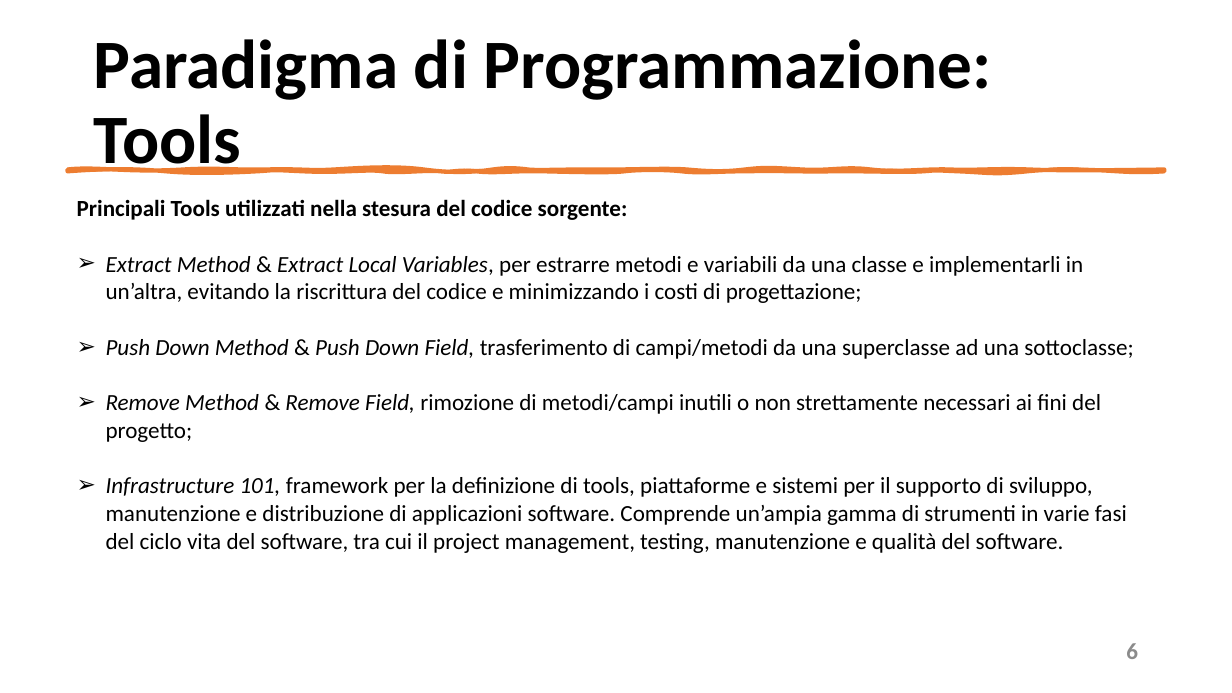
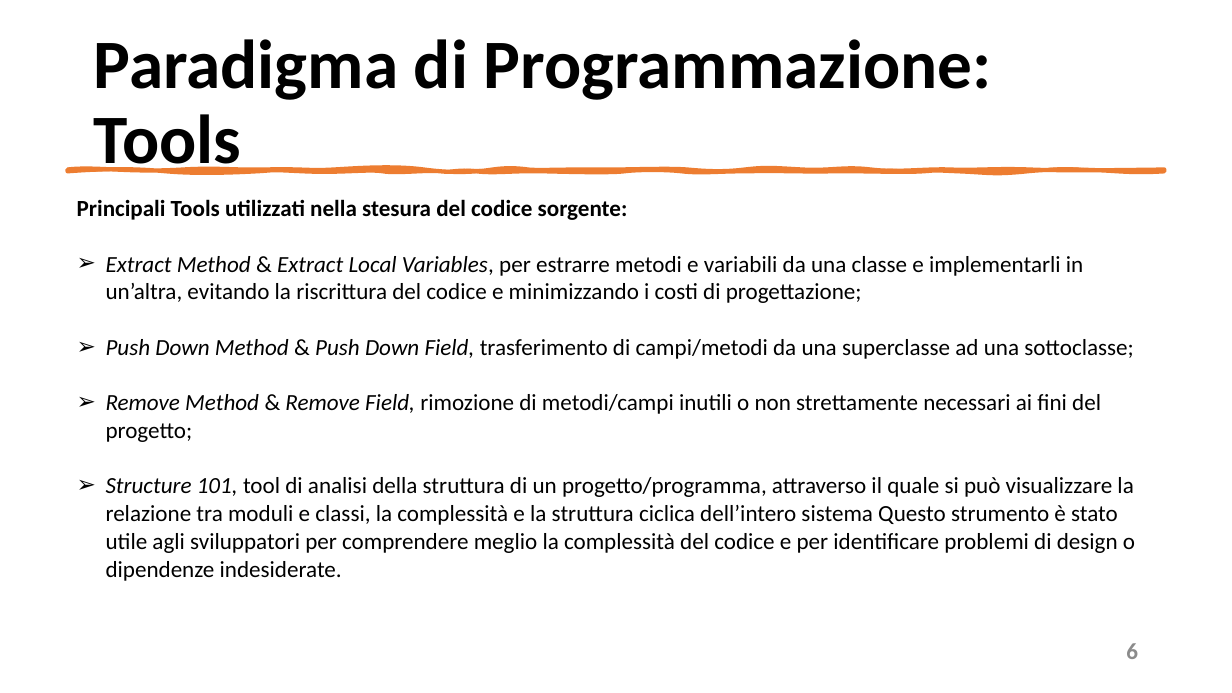
Before and after one commit to mangilimatteo/Progetto_Ingegneria_Software_Cattaneo_Mangili_Saini, a slide deck: slide 6 of Presentazione/Presentazione_Progetto.pptx. Drawn at 1232x693 pixels with LibreOffice and Linux fonts; fonts in the diff are those of the drawing. Boxes give left, top, right and bottom in pixels: in the first picture for what was removed or moved away, otherwise in the second. Text is boxed around its words. In the diff, an @@ line names an element or a change of style, - is before the commit and + after.

Commit message:
Update Presentazione Progetto

```diff
--- a/Presentazione/Presentazione_Progetto.pptx
+++ b/Presentazione/Presentazione_Progetto.pptx
@@ text at [106,477,1135,581]: text changed @@
-➢ Infrastructure 101, framework per la definizione di tools, piattaforme e sistemi per il supporto di sviluppo, manutenzione e distribuzione di applicazioni software. Comprende un’ampia gamma di strumenti in varie fasi del ciclo vita del software, tra cui il project management, testing, manutenzione e qualità del software.
+➢ Structure 101, tool di analisi della struttura di un progetto/programma, attraverso il quale si può visualizzare la relazione tra moduli e classi, la complessità e la struttura ciclica dell’intero sistema Questo strumento è stato utile agli sviluppatori per comprendere meglio la complessità del codice e per identificare problemi di design o dipendenze indesiderate.
```
Also in this commit, not shown: 3 other slides changed.
